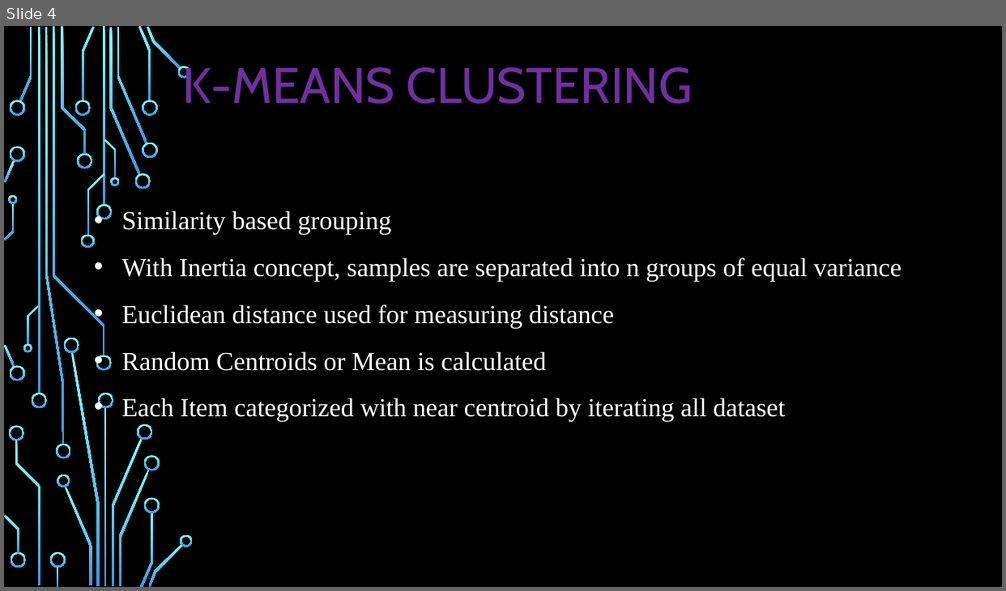
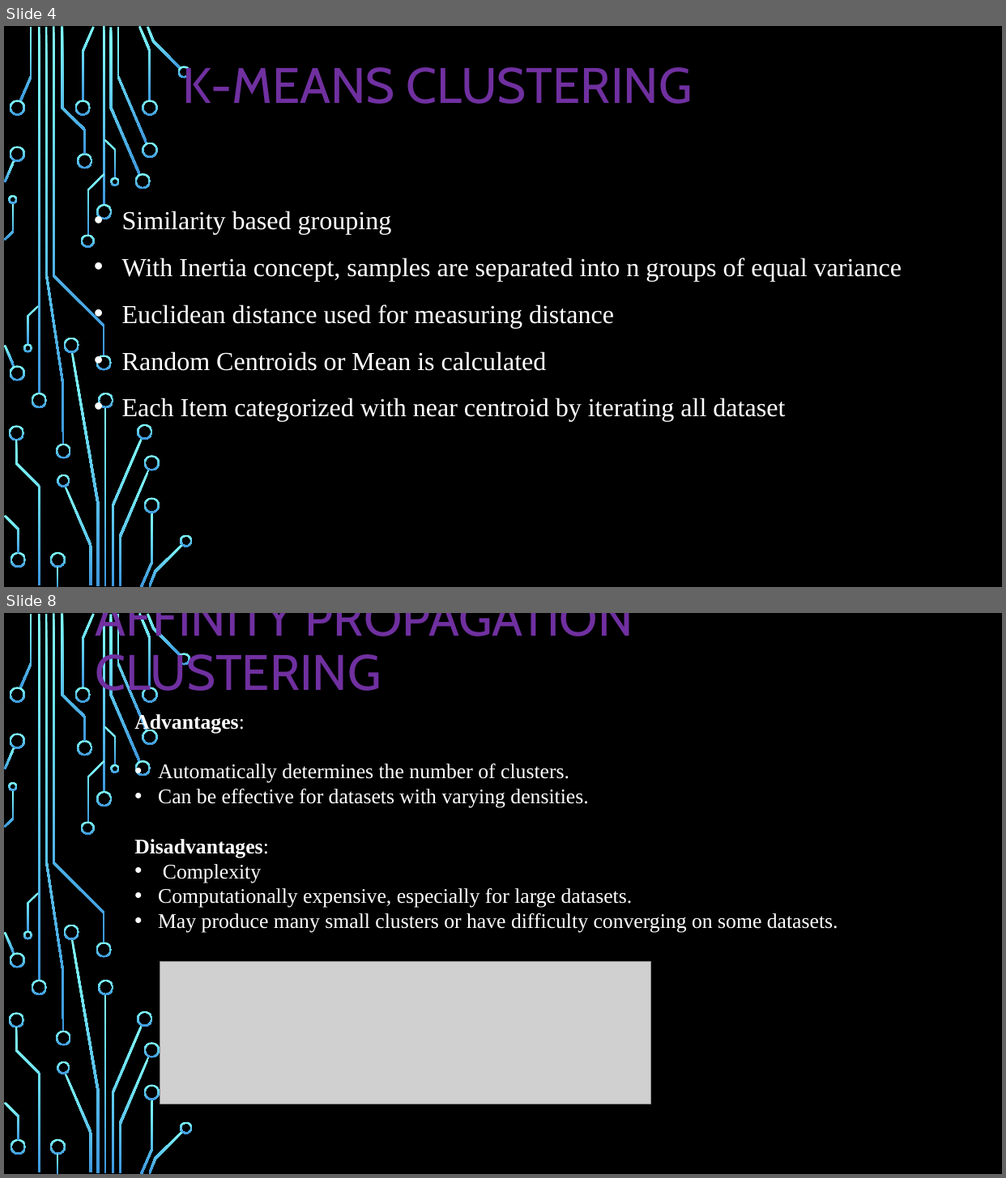
Before and after one commit to TamilselviAI/MachineLearning, a slide deck: Week 4.2 ML-Clustering/Machine Learning - Clustering.pptx. Shown one above the other, each under a label of ours: slide 4 before the commit, slides 4 and 8 after it; the slides between them are not shown. The pictures are 1006x591 and 1006x1178 pixels, drawn with LibreOffice and Linux fonts; fonts in the diff are those of the drawing; grey boxes stand for pictures; background and template pictures are left out. Boxes give left, top, right and bottom in pixels: in the first picture for what was removed or moved away, otherwise in the second. Text is boxed around its words. In the diff, an @@ line names an element or a change of style, - is before the commit and + after.

```diff
--- a/Week 4.2 ML-Clustering/Machine Learning - Clustering.pptx
+++ b/Week 4.2 ML-Clustering/Machine Learning - Clustering.pptx
@@ slide 8 added at [4,613,1002,1174], background picture (left out); not listed: 54 template elements that a slide beside it also shows @@
@@ title added at [96,613,633,701], 48 pt, text #7030A0 @@
+AFFINITY PROPAGATION CLUSTERING
@@ text added at [134,712,838,933], 20 pt, text #FFFFFF @@
+Advantages:
+• Automatically determines the number of clusters.
+• Can be effective for datasets with varying densities.
+Disadvantages:
+• Complexity
+• Computationally expensive, especially for large datasets.
+• May produce many small clusters or have difficulty converging on some datasets.
@@ picture added at [160,962,651,1104] @@
```
Also in this commit, not shown: 3 slides changed, 20 other slides added.
